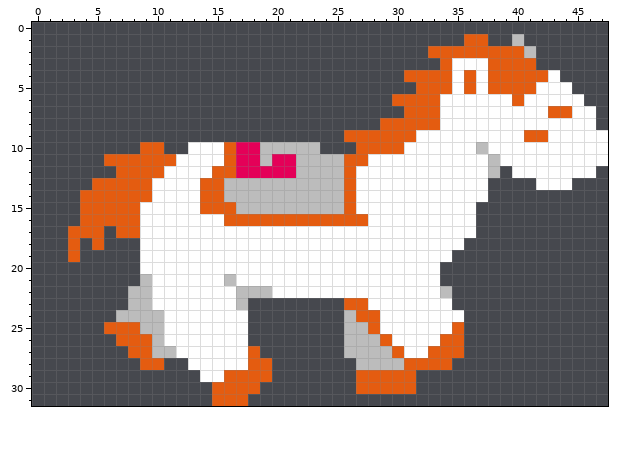
A pixel-art sprite gets an edit: Circus Charlie/assets/horse_02.png. That is the earlier state.
The file is 48x32 pixels.
The same view after the edit:
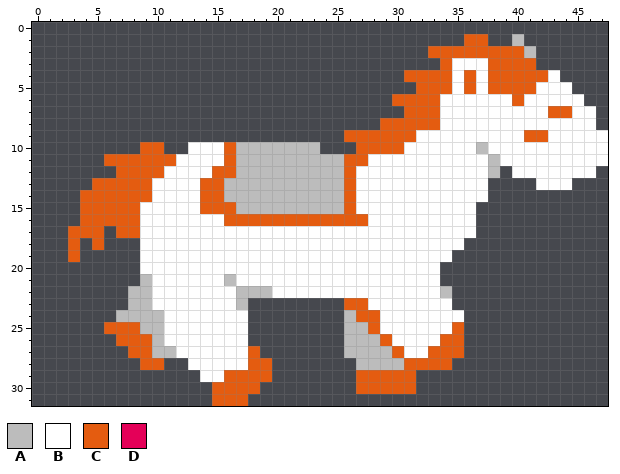
Palette (. is transparent): A #bcbcbc  B #ffffff  C #e45c10  D #e40058
Edits made:
Changed rows in their new state; - is an unchanged pixel.
first column x 17:
10 AA---
11 AA-AA
12 AAAAA
